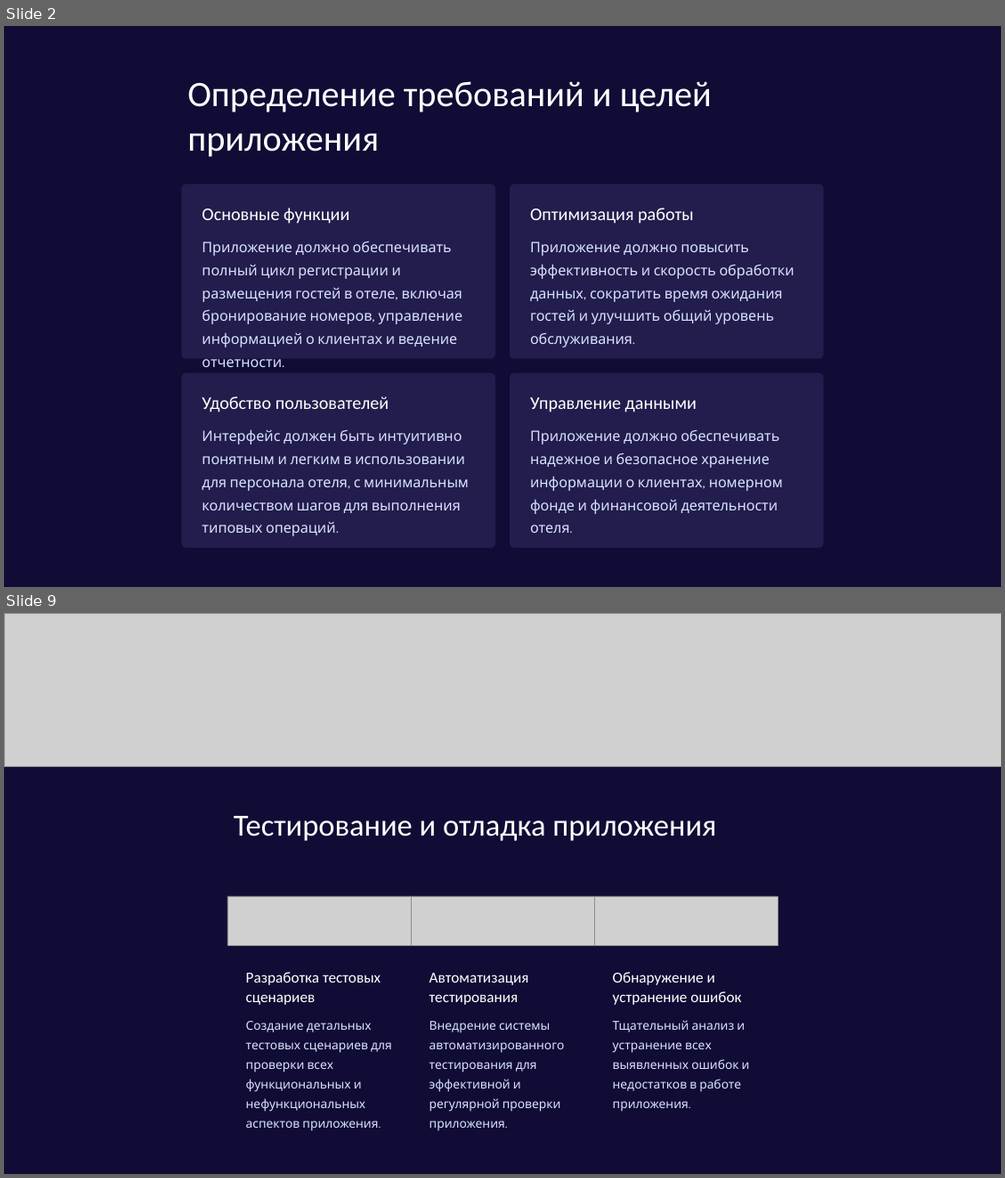
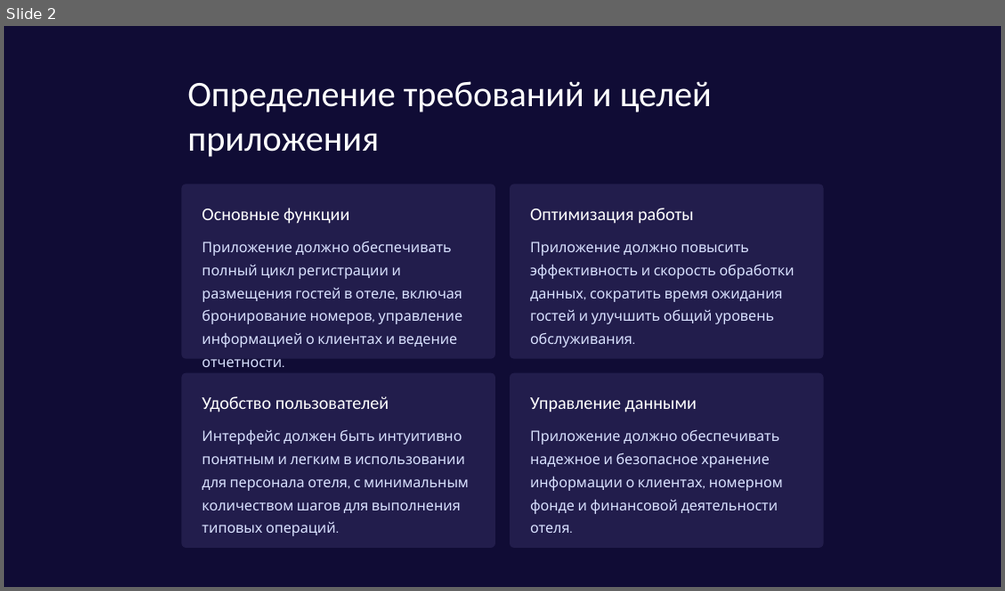
Before and after one commit to Savi2345/Peredacha, a slide deck: Vvedenie-v-razrabotku-prilozheniya-dlya-zapisi-klientov-v-otele.pptx. Shown one above the other, each under a label of ours: slides 2 and 9 before the commit, slide 2 after it; the slides between them are not shown. The pictures are 1005x1178 and 1005x591 pixels, drawn with LibreOffice and Linux fonts; fonts in the diff are those of the drawing; grey boxes stand for pictures. Boxes give left, top, right and bottom in pixels: in the first picture for what was removed or moved away, otherwise in the second. Text is boxed around its words. In the diff, an @@ line names an element or a change of style, - is before the commit and + after.

```diff
--- a/Vvedenie-v-razrabotku-prilozheniya-dlya-zapisi-klientov-v-otele.pptx
+++ b/Vvedenie-v-razrabotku-prilozheniya-dlya-zapisi-klientov-v-otele.pptx
@@ slide 9 removed at (x1=4, y1=613, x2=1001, y2=1174), background #FFFFFF @@
@@ rectangle removed at (x1=4, y1=613, x2=1001, y2=1174) @@
@@ picture removed at (x1=4, y1=613, x2=1001, y2=767) @@
@@ text removed at (x1=234, y1=816, x2=716, y2=841) @@
-Тестирование и отладка приложения
@@ picture removed at (x1=227, y1=896, x2=411, y2=945) @@
@@ picture removed at (x1=411, y1=896, x2=594, y2=945) @@
@@ picture removed at (x1=594, y1=896, x2=777, y2=945) @@
@@ text removed at (x1=246, y1=972, x2=380, y2=1005) @@
-Разработка тестовых сценариев
@@ text removed at (x1=429, y1=973, x2=529, y2=1005) @@
-Автоматизация тестирования
@@ text removed at (x1=613, y1=972, x2=741, y2=1005) @@
-Обнаружение и устранение ошибок
@@ text removed at (x1=246, y1=1021, x2=392, y2=1131) @@
-Создание детальных тестовых сценариев для проверки всех функциональных и нефункциональных аспектов приложения.
@@ text removed at (x1=429, y1=1021, x2=565, y2=1111) @@
-Внедрение системы автоматизированного тестирования для эффективной и регулярной проверки приложения.
@@ text removed at (x1=613, y1=1020, x2=750, y2=1111) @@
-Тщательный анализ и устранение всех выявленных ошибок и недостатков в работе приложения.
```
Also in this commit, not shown: 4 slides changed, 2 slides added, 4 other slides removed.
